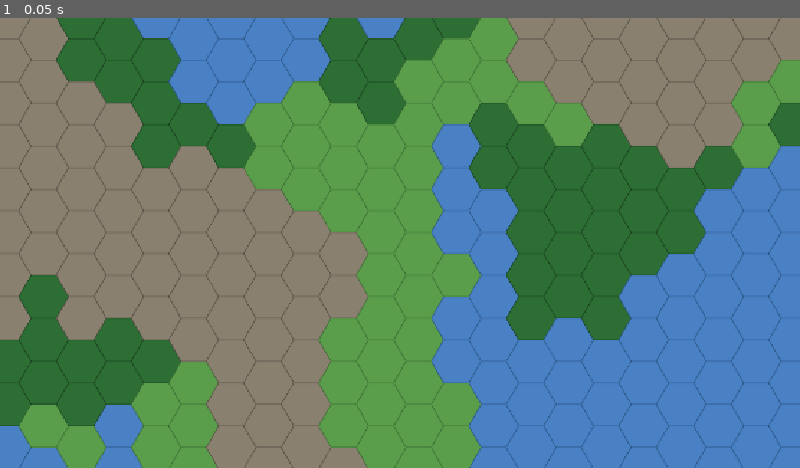
Above: before the commit, frame 1.
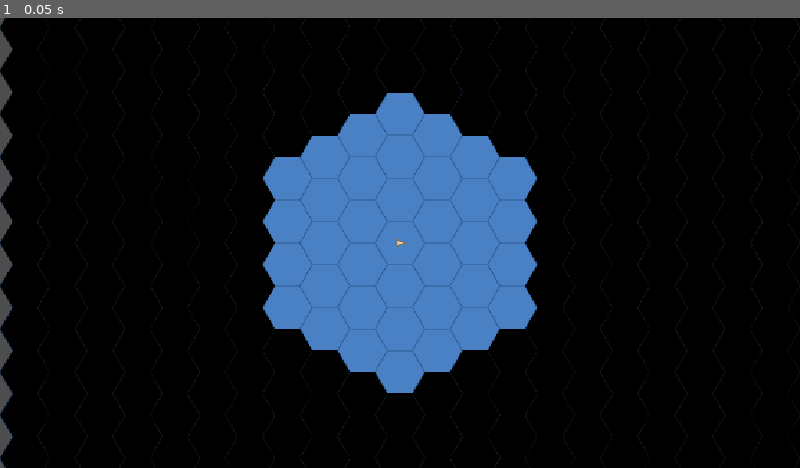
Above: after the commit, the same moment.

Repository: pdesjardins/windfall
Game: Godot game, scene res://node_2d.tscn
Two runs of this game, one before a commit and one after it. Both use one fixed random seed, a clock stepped at 60 frames per second and the inputs below.
Inputs:
- Up to frame 1 (0.05 s): no input

The runs differ from the first frame. In frame 1, 97% of the frame differs, in the area x 0-100%, y 0-100%.

Commit message:
Added the fog of war feature, the ship unit, and movement.

Diff:
--- /dev/null
+++ b/godot/Fog.gd
@@ -0,0 +1,44 @@
+class_name Fog
+extends RefCounted
+
+const UNDISCOVERED := 0
+const EXPLORED := 1
+const VISIBLE := 2
+
+var data: PackedByteArray
+var _width: int
+var _height: int
+
+
+func setup(width: int, height: int) -> void:
+	_width = width
+	_height = height
+	data = PackedByteArray()
+	data.resize(width * height)
+
+
+func set_visible(col: int, row: int, sight_range: int, terrain_layer: TileMapLayer) -> void:
+	var start := Vector2i(col, row)
+	var visited: Dictionary = {start: 0}
+	var queue: Array[Vector2i] = [start]
+
+	while queue.size() > 0:
+		var cell: Vector2i = queue.pop_front()
+		var dist: int = visited[cell]
+		data[cell.y * _width + cell.x] = VISIBLE
+
+		if dist < sight_range:
+			for neighbor: Vector2i in terrain_layer.get_surrounding_cells(cell):
+				if not visited.has(neighbor) and _in_bounds(neighbor):
+					visited[neighbor] = dist + 1
+					queue.append(neighbor)
+
+
+func end_turn() -> void:
+	for i in data.size():
+		if data[i] == VISIBLE:
+			data[i] = EXPLORED
+
+
+func _in_bounds(pos: Vector2i) -> bool:
+	return pos.x >= 0 and pos.x < _width and pos.y >= 0 and pos.y < _height
--- a/godot/Main.gd
+++ b/godot/Main.gd
@@ -11,6 +11,9 @@
 const TERRAIN_STONE := 3
 const TERRAIN_MOUNTAIN := 4
 
+const SHIP_SIGHT_RANGE := 3
+const DRAG_THRESHOLD := 4.0
+
 # Tunable thresholds — all noise values are in the range -1.0 to 1.0
 const WATER_THRESHOLD: float = 0.05
 const STONE_THRESHOLD: float = 0.30
@@ -18,13 +21,92 @@
 const FOREST_THRESHOLD: float = 0.0
 
 var terrain_data: PackedByteArray
+var fog := Fog.new()
+var _ship_position := Vector2i.ZERO
+var _ship_direction: int = 1
+var _ship_selected := false
+var _valid_targets: Array[Vector2i] = []
+var _drag_start := Vector2.ZERO
+var _dev_fog_disabled := false
+var _overlay: SelectionOverlay
 
 
 func _ready() -> void:
 	_setup_tileset()
 	_generate_terrain()
 	_render_terrain()
+	_setup_fog_layer()
+	fog.setup(MAP_WIDTH, MAP_HEIGHT)
+	_place_ship()
+	_render_fog()
+	_overlay = SelectionOverlay.new()
+	$World.add_child(_overlay)
 	_setup_camera()
+
+
+func _unhandled_input(event: InputEvent) -> void:
+	if event is InputEventKey and event.pressed:
+		if event.ctrl_pressed and event.shift_pressed and event.keycode == KEY_F:
+			_toggle_dev_fog()
+	elif event is InputEventMouseButton and event.button_index == MOUSE_BUTTON_LEFT:
+		if event.pressed:
+			_drag_start = event.position
+		elif event.position.distance_to(_drag_start) < DRAG_THRESHOLD:
+			_handle_click(get_global_mouse_position())
+
+
+func _handle_click(world_pos: Vector2) -> void:
+	var layer := $World/TerrainLayer as TileMapLayer
+	var clicked := layer.local_to_map(world_pos)
+
+	if _ship_selected:
+		if clicked in _valid_targets:
+			_move_ship(clicked)
+		_ship_selected = false
+		_valid_targets.clear()
+		_overlay.update(false, Vector2.ZERO, [])
+	elif clicked == _ship_position:
+		_ship_selected = true
+		_valid_targets = _get_valid_targets()
+		var target_worlds: Array[Vector2] = []
+		for t in _valid_targets:
+			target_worlds.append(layer.map_to_local(t))
+		_overlay.update(true, layer.map_to_local(_ship_position), target_worlds)
+
+
+func _get_valid_targets() -> Array[Vector2i]:
+	var targets: Array[Vector2i] = []
+	var layer := $World/TerrainLayer as TileMapLayer
+	for neighbor: Vector2i in layer.get_surrounding_cells(_ship_position):
+		if _in_bounds(neighbor) and terrain_data[neighbor.y * MAP_WIDTH + neighbor.x] == TERRAIN_OCEAN:
+			targets.append(neighbor)
+	return targets
+
+
+func _in_bounds(cell: Vector2i) -> bool:
+	return cell.x >= 0 and cell.x < MAP_WIDTH and cell.y >= 0 and cell.y < MAP_HEIGHT
+
+
+func _move_ship(target: Vector2i) -> void:
+	var layer := $World/TerrainLayer as TileMapLayer
+	var from_world := layer.map_to_local(_ship_position)
+	var to_world := layer.map_to_local(target)
+
+	var neighbors := layer.get_surrounding_cells(_ship_position)
+	for i in neighbors.size():
+		if neighbors[i] == target:
+			_ship_direction = i
+			break
+
+	fog.end_turn()
+	_ship_position = target
+	fog.set_visible(_ship_position.x, _ship_position.y, SHIP_SIGHT_RANGE, layer)
+	_render_fog()
+
+	var marker := $World/Units.get_child(0) as ShipMarker
+	marker.position = to_world
+	marker.rotation = (to_world - from_world).angle()
+	marker.queue_redraw()
 
 
 func _setup_tileset() -> void:
@@ -34,8 +116,7 @@
 	ts.tile_offset_axis = TileSet.TILE_OFFSET_AXIS_VERTICAL
 	ts.tile_size = Vector2i(TILE_W, TILE_H)
 
-	var tile_names := ["ocean", "grassland", "forest", "stone", "mountain"]
-	for name in tile_names:
+	for name in ["ocean", "grassland", "forest", "stone", "mountain"]:
 		var tex: Texture2D = load("res://tiles/" + name + ".svg")
 		var source := TileSetAtlasSource.new()
 		source.texture = tex
@@ -97,8 +178,77 @@
 	var layer: TileMapLayer = $World/TerrainLayer
 	for y in MAP_HEIGHT:
 		for x in MAP_WIDTH:
-			var terrain := terrain_data[y * MAP_WIDTH + x]
-			layer.set_cell(Vector2i(x, y), terrain, Vector2i(0, 0))
+			layer.set_cell(Vector2i(x, y), terrain_data[y * MAP_WIDTH + x], Vector2i(0, 0))
+
+
+func _setup_fog_layer() -> void:
+	var ts := TileSet.new()
+	ts.tile_shape = TileSet.TILE_SHAPE_HEXAGON
+	ts.tile_layout = TileSet.TILE_LAYOUT_STACKED
+	ts.tile_offset_axis = TileSet.TILE_OFFSET_AXIS_VERTICAL
+	ts.tile_size = Vector2i(TILE_W, TILE_H)
+
+	for name in ["fog_undiscovered", "fog_explored"]:
+		var tex: Texture2D = load("res://tiles/" + name + ".svg")
+		var source := TileSetAtlasSource.new()
+		source.texture = tex
+		source.texture_region_size = Vector2i(TILE_W, TILE_H)
+		source.create_tile(Vector2i(0, 0))
+		ts.add_source(source)
+
+	$World/FogLayer.tile_set = ts
+
+
+func _find_starting_position() -> Vector2i:
+	for y in range(10, MAP_HEIGHT - 10):
+		for x in range(10, MAP_WIDTH / 4):
+			if terrain_data[y * MAP_WIDTH + x] == TERRAIN_OCEAN:
+				return Vector2i(x, y)
+	for y in MAP_HEIGHT:
+		for x in MAP_WIDTH:
+			if terrain_data[y * MAP_WIDTH + x] == TERRAIN_OCEAN:
+				return Vector2i(x, y)
+	return Vector2i(0, 0)
+
+
+func _place_ship() -> void:
+	_ship_position = _find_starting_position()
+	fog.set_visible(_ship_position.x, _ship_position.y, SHIP_SIGHT_RANGE, $World/TerrainLayer)
+
+	var world_pos := ($World/TerrainLayer as TileMapLayer).map_to_local(_ship_position)
+	var marker := ShipMarker.new()
+	marker.position = world_pos
+	$World/Units.add_child(marker)
+
+
+func _render_fog() -> void:
+	var layer: TileMapLayer = $World/FogLayer
+	for y in MAP_HEIGHT:
+		for x in MAP_WIDTH:
+			if _dev_fog_disabled:
+				layer.erase_cell(Vector2i(x, y))
+				continue
+			match fog.data[y * MAP_WIDTH + x]:
+				Fog.UNDISCOVERED:
+					layer.set_cell(Vector2i(x, y), 0, Vector2i(0, 0))
+				Fog.EXPLORED:
+					layer.set_cell(Vector2i(x, y), 1, Vector2i(0, 0))
+				Fog.VISIBLE:
+					layer.erase_cell(Vector2i(x, y))
+
+
+func _toggle_dev_fog() -> void:
+	_dev_fog_disabled = !_dev_fog_disabled
+	_render_fog()
+	var indicator: Label = $UI.get_node_or_null("DevFogLabel")
+	if indicator == null:
+		indicator = Label.new()
+		indicator.name = "DevFogLabel"
+		indicator.text = "DEV: FOG OFF"
+		indicator.position = Vector2(10, 10)
+		indicator.add_theme_color_override("font_color", Color.YELLOW)
+		$UI.add_child(indicator)
+	indicator.visible = _dev_fog_disabled
 
 
 func _setup_camera() -> void:
@@ -106,4 +256,6 @@
 	var first := layer.map_to_local(Vector2i(0, 0))
 	var last := layer.map_to_local(Vector2i(MAP_WIDTH - 1, MAP_HEIGHT - 1))
 	var half := Vector2(TILE_W, TILE_H) / 2.0
-	($Camera2D as CameraController).configure(first - half, last + half)
+	var camera := $Camera2D as CameraController
+	camera.configure(first - half, last + half)
+	camera.position = layer.map_to_local(_ship_position)
--- /dev/null
+++ b/godot/SelectionOverlay.gd
@@ -0,0 +1,21 @@
+class_name SelectionOverlay
+extends Node2D
+
+var _ship_pos := Vector2.ZERO
+var _targets: Array[Vector2] = []
+var _active := false
+
+
+func update(active: bool, ship_world: Vector2, target_worlds: Array[Vector2]) -> void:
+	_active = active
+	_ship_pos = ship_world
+	_targets = target_worlds
+	queue_redraw()
+
+
+func _draw() -> void:
+	if not _active:
+		return
+	draw_arc(_ship_pos, 18.0, 0.0, TAU, 32, Color("#e8d5b0"), 2.0)
+	for target in _targets:
+		draw_arc(target, 18.0, 0.0, TAU, 32, Color(0.91, 0.835, 0.69, 0.4), 1.5)
--- /dev/null
+++ b/godot/ShipMarker.gd
@@ -0,0 +1,11 @@
+class_name ShipMarker
+extends Node2D
+
+
+func _draw() -> void:
+	var size := 14.0
+	var bow := Vector2(size * 0.45, 0.0)
+	var port := Vector2(-size * 0.30, size * 0.28)
+	var starboard := Vector2(-size * 0.30, -size * 0.28)
+	draw_colored_polygon([bow, port, starboard], Color("#e8d5b0"))
+	draw_polyline([bow, port, starboard, bow], Color("#8a6a40"), 1.5, true)
--- /dev/null
+++ b/godot/tiles/fog_explored.svg
@@ -0,0 +1,3 @@
+<svg width="72" height="62" xmlns="http://www.w3.org/2000/svg">
+  <polygon points="72,31 54,62 18,62 0,31 18,0 54,0" fill="#000000" fill-opacity="0.6"/>
+</svg>
--- /dev/null
+++ b/godot/tiles/fog_undiscovered.svg
@@ -0,0 +1,3 @@
+<svg width="72" height="62" xmlns="http://www.w3.org/2000/svg">
+  <polygon points="72,31 54,62 18,62 0,31 18,0 54,0" fill="#000000"/>
+</svg>
Not shown, added: godot/Fog.gd.uid
Not shown, added: godot/SelectionOverlay.gd.uid
Not shown, added: godot/ShipMarker.gd.uid
Not shown, added: godot/tiles/fog_explored.svg.import
Not shown, added: godot/tiles/fog_undiscovered.svg.import
